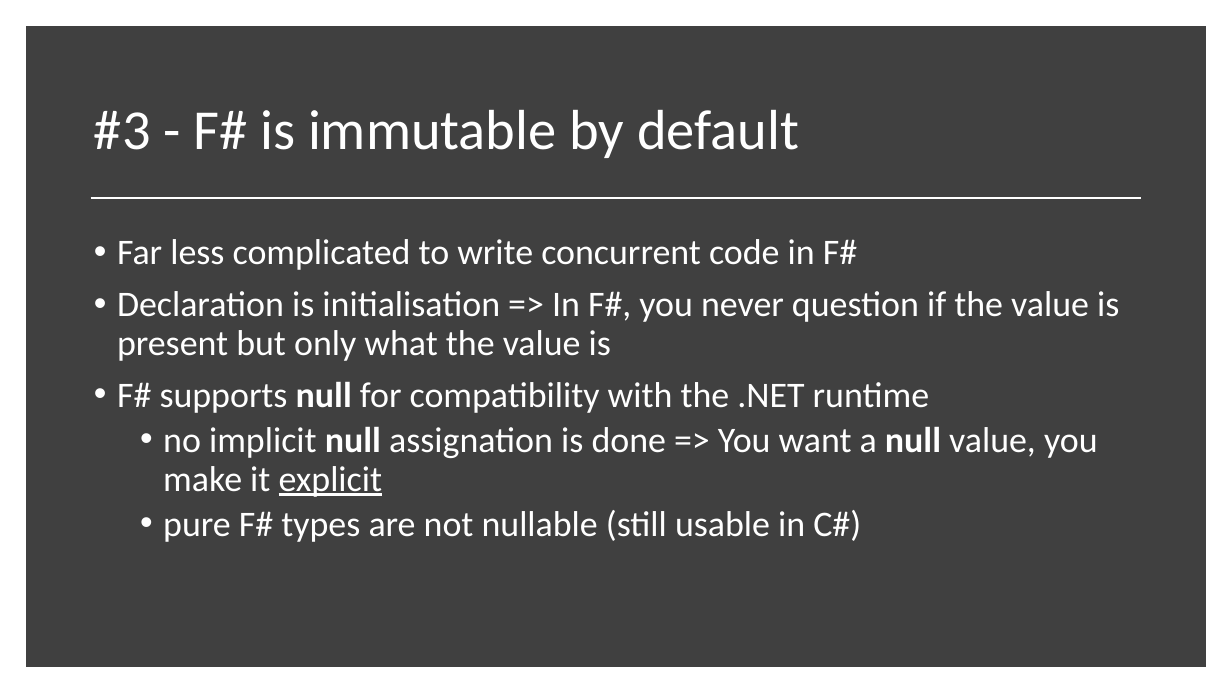
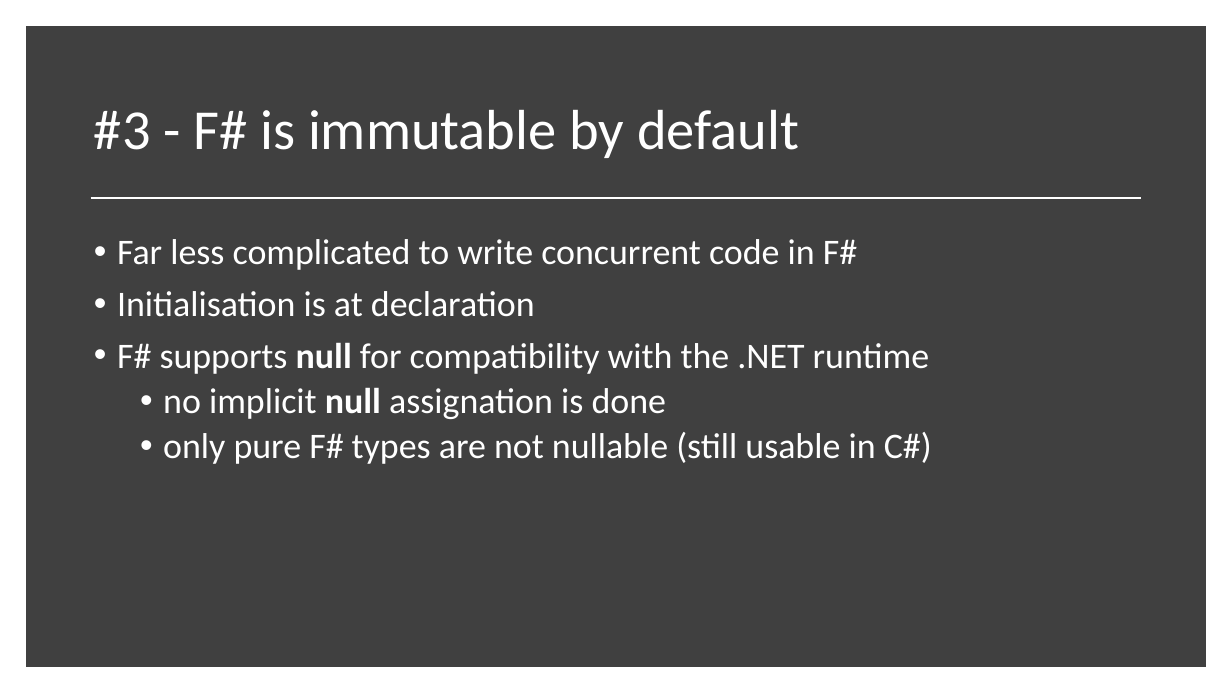
Before and after one commit to essic/prez-why-fsharp, a slide deck: slide 22 of WhyFSharp.pptx (slide 21 before the commit). Drawn at 1232x693 pixels with LibreOffice and Linux fonts; fonts in the diff are those of the drawing. Boxes give left, top, right and bottom in pixels: in the first picture for what was removed or moved away, otherwise in the second. Text is boxed around its words. In the diff, an @@ line names an element or a change of style, - is before the commit and + after.

```diff
--- a/WhyFSharp.pptx
+++ b/WhyFSharp.pptx
@@ text at bbox=[117, 291, 535, 317]: text changed @@
-• Declaration is initialisation => In F#, you never question if the value is present but only what the value is
+• Initialisation is at declaration
@@ text at bbox=[163, 387, 932, 464]: text changed @@
-  • no implicit null assignation is done => You want a null value, you make it explicit
-  • pure F# types are not nullable (still usable in C#)
+  • no implicit null assignation is done
+  • only pure F# types are not nullable (still usable in C#)
```
Also in this commit, not shown: 8 other slides changed, 7 slides added.
